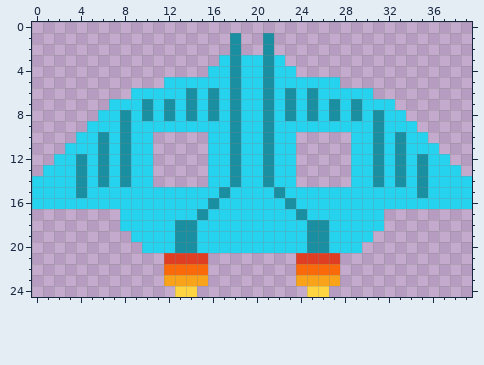
Pixel-art sprite -- assets/player.png. This is how it looked before the edit.
The file is 40x25 pixels.
After the commit:
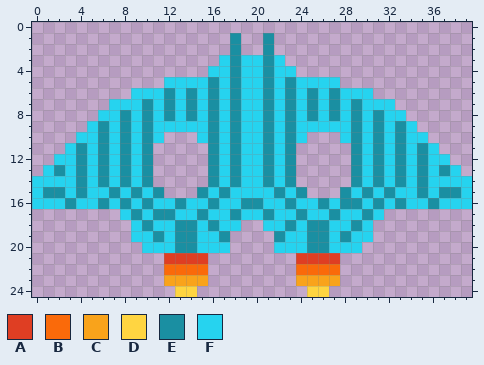
Palette (. is transparent): A #df3e23  B #fa6a0a  C #f9a31b  D #ffd541  E #1a8fa2  F #26d3ef
The edit:
@@ x 0..39 @@
  4 ................FFEFFEFF................
- 5 ............FFFFFFEFFEFFFFFF............
- 6 .........FFFFFEFEFEFFEFEFEFFFFF.........
+ 5 ............FFFFEFEFFEFEFFFF............
+ 6 .........FFFEFEFEFEFFEFEFEFEFFF.........
  7 .......FFFEFEFEFEFEFFEFEFEFEFEFFF.......
  8 ......FFEFEFEFEFEFEFFEFEFEFEFEFEFF......
- 9 .....FFFEFFFFFFFFFEFFEFFFFFFFFFEFFF.....
-10 ....FFEFEFF.....FFEFFEFF.....FFEFEFF....
-11 ...FFFEFEFF.....FFEFFEFF.....FFEFEFFF...
-12 ..FFEFEFEFF.....FFEFFEFF.....FFEFEFEFF..
-13 .FFFEFEFEFF.....FFEFFEFF.....FFEFEFEFFF.
-14 FFFFEFEFEFF.....FFEFFEFF.....FFEFEFEFFFF
-15 FFFFEFFFFFFFFFFFFEFFFFEFFFFFFFFFFFFEFFFF
-16 FFFFFFFFFFFFFFFFEFFFFFFEFFFFFFFFFFFFFFFF
-17 ........FFFFFFFEFFFFFFFFEFFFFFFF........
-18 ........FFFFFEEFFFFFFFFFFEEFFFFF........
-19 .........FFFFEEFFFFFFFFFFEEFFFF.........
-20 ..........FFFEEFFFFFFFFFFEEFFF..........
+ 9 .....FEFEFEFFFFFEFEFFEFEFFFFFEFEFEF.....
+10 ....FFEFEFEF...FEFEFFEFEF...FEFEFEFF....
+11 ...FEFEFEFE.....EFEFFEFE.....EFEFEFEF...
+12 ..FFEFEFEFE.....EFEFFEFE.....EFEFEFEFF..
+13 .FEFEFEFEFE.....EFEFFEFE.....EFEFEFEFEF.
+14 FFFFEFEFEFE.....EFEFFEFE.....EFEFEFEFFFF
+15 FEEFEFFEFEFE...EFEFFFFEFE...EFEFEFFEFEEF
+16 FFFEFFEFEFEFFEFFEFFEEFFEFFEFEEFEFEFFEFFF
+17 ........FEFEEFFEFFEFFEFFEFFEFFEF........
+18 .........FEFFEEFEFF..FFEFEEFFEF.........
+19 .........FFEFEEFFE....EFFEEFEFF.........
+20 ..........FFFEEFFF....FFFEEFFF..........
 21 ............AAAA........AAAA............
Boxes around the changes in both pictures, in picture pixels (x1, y1, x2, y2):
changed: (43, 77, 461, 253)
